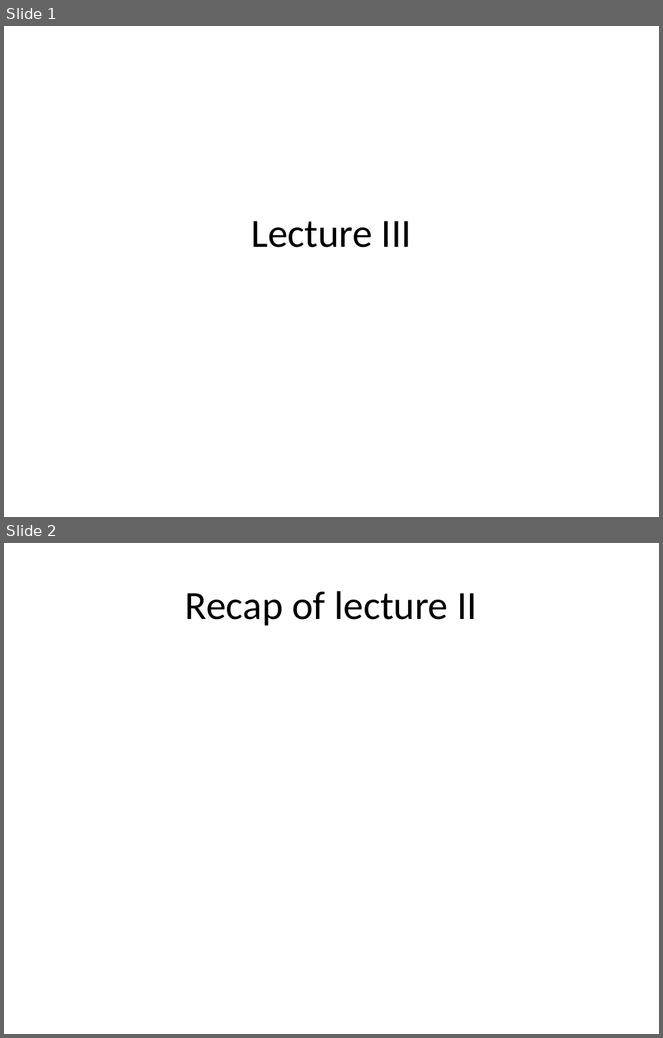
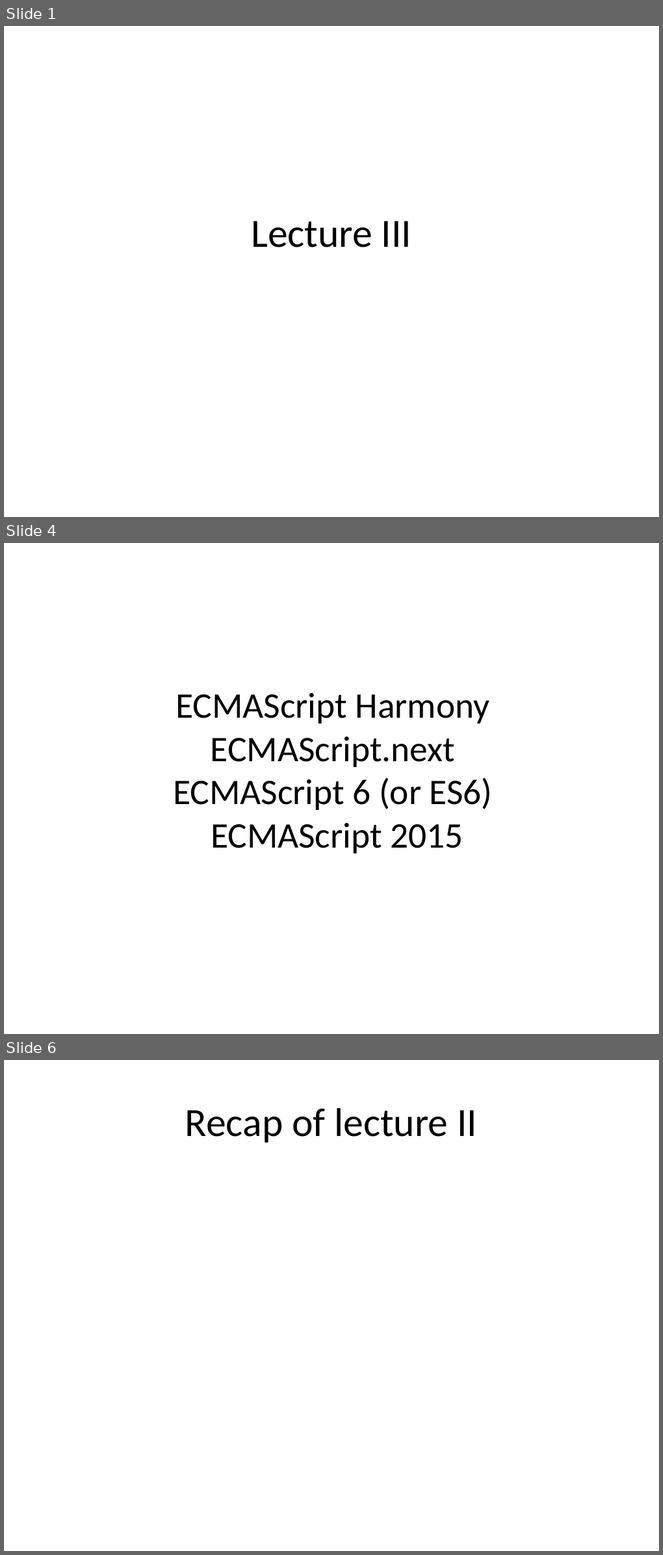
Before and after one commit to dzmitry-varabei/front-end-course, a slide deck: lecture-3-recap-scope/scope.pptx. Shown one above the other, each under a label of ours: slides 1 and 2 before the commit, slides 1, 4 and 6 after it; the slides between them are not shown. The pictures are 663x1038 and 663x1555 pixels, drawn with LibreOffice and Linux fonts; fonts in the diff are those of the drawing. Boxes give left, top, right and bottom in pixels: in the first picture for what was removed or moved away, otherwise in the second. Text is boxed around its words. In the diff, an @@ line names an element or a change of style, - is before the commit and + after.

```diff
--- a/lecture-3-recap-scope/scope.pptx
+++ b/lecture-3-recap-scope/scope.pptx
@@ slide 4 added at (4, 543, 659, 1034), background #FFFFFF @@
@@ title added at (173, 693, 493, 849), 39.6 pt, text #000000 @@
+ECMAScript Harmony
+ECMAScript.next
+ECMAScript 6 (or ES6)
+ECMAScript 2015
@@ what was slide 2 is now slide 6 @@
```
Also in this commit, not shown: 3 other slides added, 17 slides removed, 2 other files.
